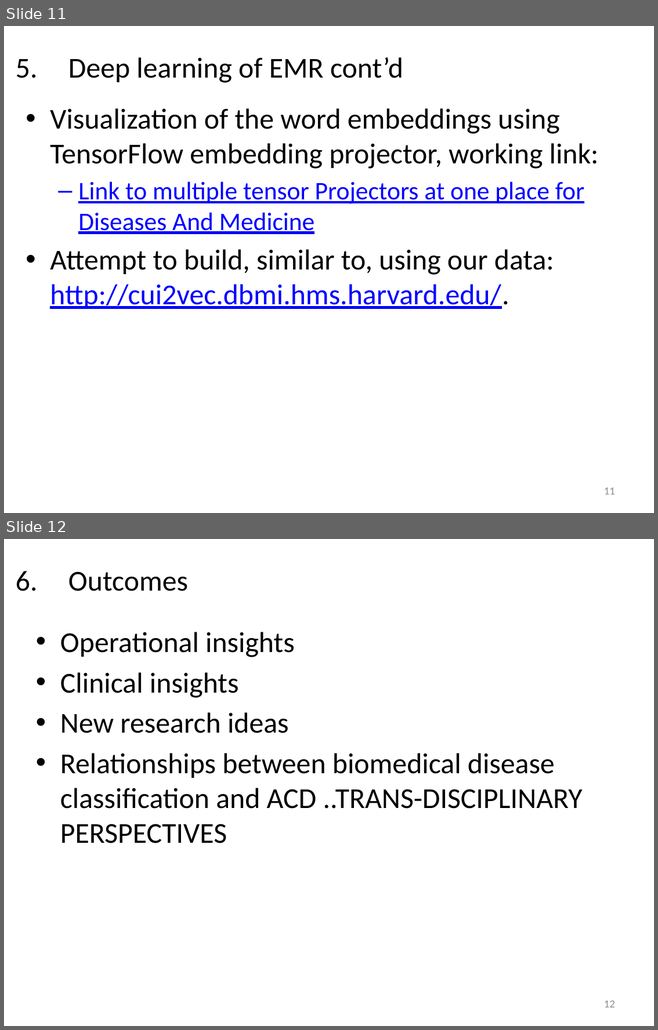
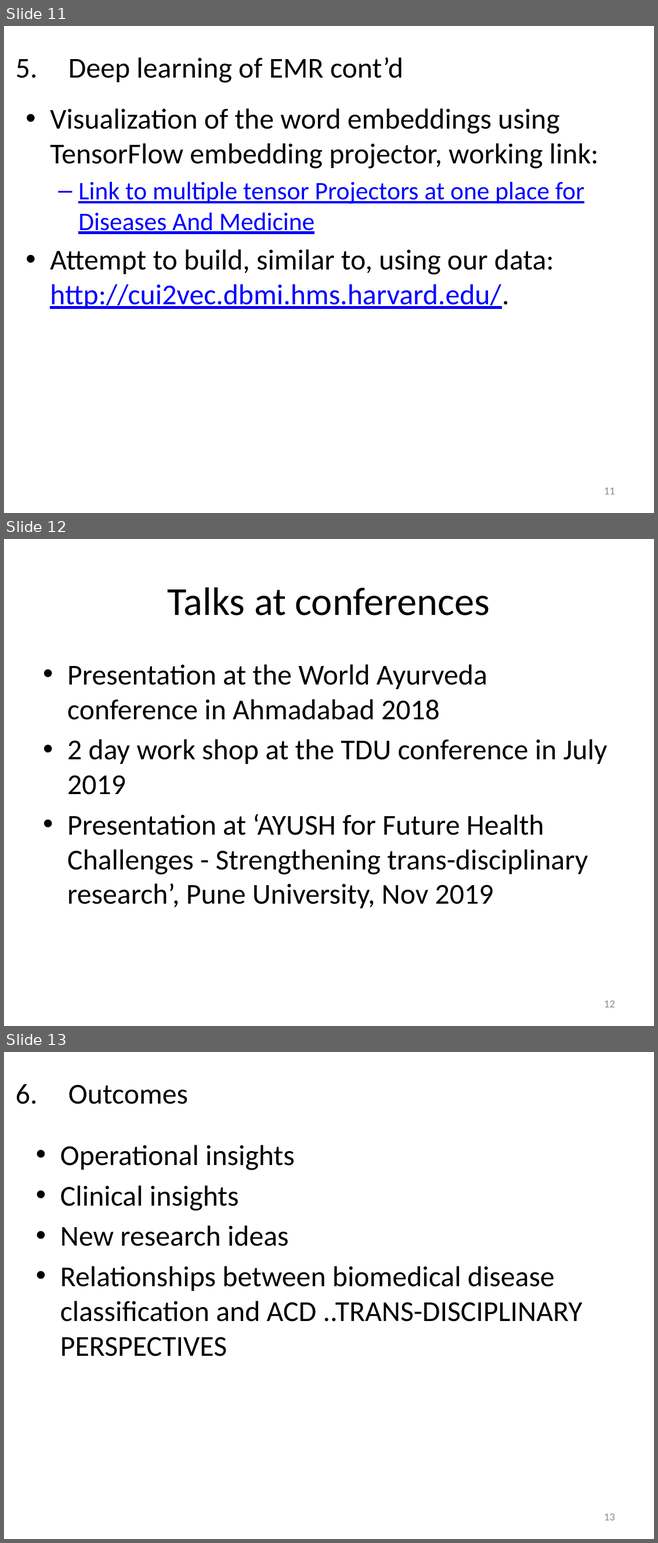
Before and after one commit to coursephd/PostgreSQL, a slide deck: thesis/ThesisPresentation V1.0-WorkingCopy.pptx. Shown one above the other, each under a label of ours: slides 11 and 12 before the commit, slides 11, 12 and 13 after it. The pictures are 658x1030 and 658x1543 pixels, drawn with LibreOffice and Linux fonts; fonts in the diff are those of the drawing; background and template pictures are left out. Boxes give left, top, right and bottom in pixels: in the first picture for what was removed or moved away, otherwise in the second. Text is boxed around its words. In the diff, an @@ line names an element or a change of style, - is before the commit and + after.

```diff
--- a/thesis/ThesisPresentation V1.0-WorkingCopy.pptx
+++ b/thesis/ThesisPresentation V1.0-WorkingCopy.pptx
@@ slide 12 added at (4, 539, 654, 1026), background #FFFFFF @@
@@ title added at (168, 587, 490, 616), 44 pt, text #000000 @@
+Talks at conferences
@@ text added at (67, 664, 607, 908), 32 pt, text #000000 @@
+• Presentation at the World Ayurveda conference in Ahmadabad 2018
+• 2 day work shop at the TDU conference in July 2019
+• Presentation at ‘AYUSH for Future Health Challenges - Strengthening trans-disciplinary research’, Pune University, Nov 2019
@@ page number added at (604, 1001, 615, 1008), 12 pt, text #8C8C8C @@
+12
@@ what was slide 12 is now slide 13 @@
@@ page number at (604, 1514, 615, 1521): text changed @@
-12
+13
```
Also in this commit, not shown: 1 slide changed.
